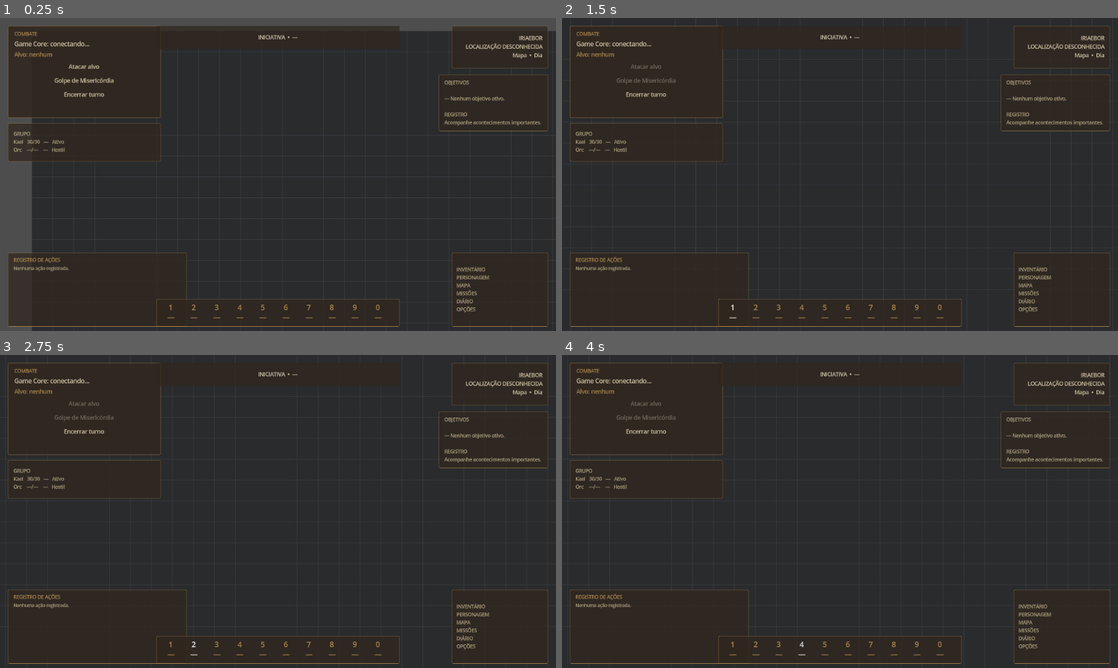
Above: before the commit, frames 1-4 (two rows, left to right).
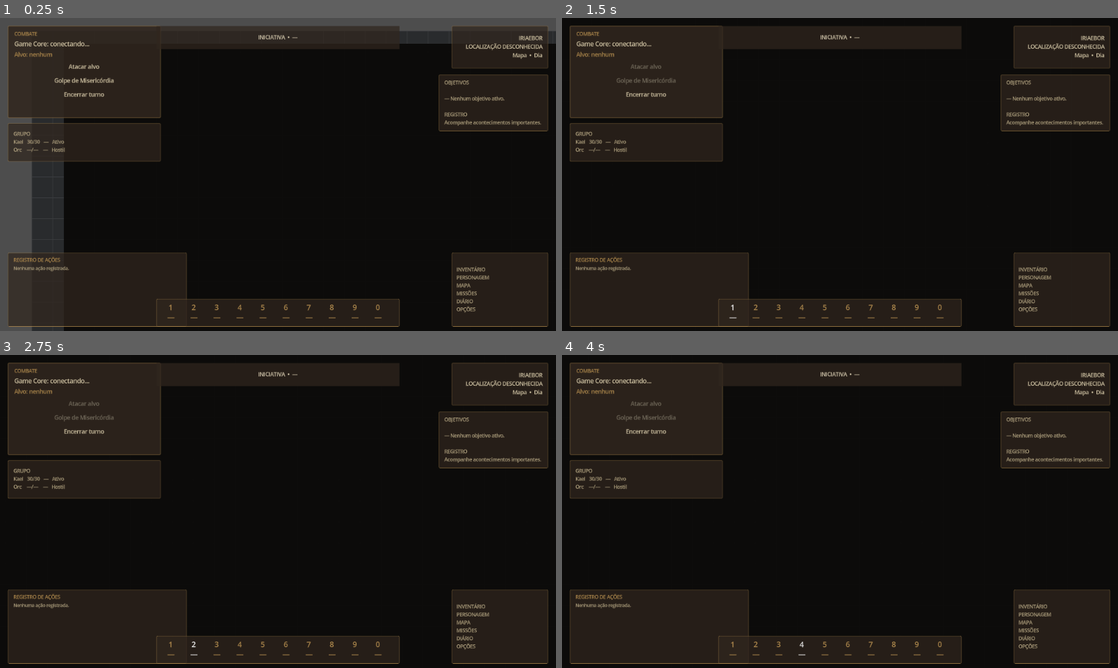
Above: after the commit, the same moments.

Repository: wchichura-maker/dnd
Game: Godot game, scene res://scenes/Main.tscn
Two runs of this game, one before a commit and one after it. Both use one fixed random seed, a clock stepped at 60 frames per second and the inputs below.
Inputs (mouse positions are in pixels of both pictures, inside the frame that each line leads up to):
- Up to frame 1 (0.25 s): no input
- Up to frame 2 (1.5 s): tap Enter at 0.5 s; move the mouse to (962, 158) at 0.52 s; hold D 0.53-1.25 s; tap 1 at 0.6 s; click (962, 158) at 0.67 s; tap Space at 0.77 s; click "1 —" at 1.25 s
- Up to frame 3 (2.75 s): click "2 —" at 2 s
- Up to frame 4 (4 s): click "3 —" at 2.75 s; click "4 —" at 3.5 s

The runs differ from the first frame. In frame 1, 57% of the frame differs, in the area x 11-100%, y 8-100%; in frame 2, 64%, in the area x 0-100%, y 0-100%; in frame 3, 64%; in frame 4, 64%.
Error before the commit: Parse Error: Class "FogOfWarRenderer" hides an autoload singleton. (res://scripts/FogOfWarRenderer.gd:2)

Commit message:
Fix Fog of War world-space rendering

Diff:
--- a/godot/scripts/FogOfWarRenderer.gd
+++ b/godot/scripts/FogOfWarRenderer.gd
@@ -1,5 +1,4 @@
 extends Node2D
-class_name FogOfWarRenderer
 
 const TILE_SIZE: float = 48.0
 const PLAYER_ID := "player-01"
@@ -113,10 +112,11 @@
 	if camera == null:
 		return
 
-	var viewport_size := get_viewport_rect().size / camera.zoom
+	var viewport_pixels := get_viewport_rect().size
+	var viewport_world := viewport_pixels / camera.zoom
 	var screen_center := camera.get_screen_center_position()
-	var half_view := viewport_size * 0.5
-	var visible_rect := Rect2(screen_center - half_view, viewport_size)
+	var half_view := viewport_world * 0.5
+	var visible_rect := Rect2(screen_center - half_view, viewport_world)
 	var min_x := maxi(0, floori(visible_rect.position.x / TILE_SIZE) - 1)
 	var min_y := maxi(0, floori(visible_rect.position.y / TILE_SIZE) - 1)
 	var max_x := mini(map_size.x - 1, ceili(visible_rect.end.x / TILE_SIZE) + 1)
@@ -127,5 +127,8 @@
 			var tile := Vector2i(x, y)
 			if visible_tiles.has(tile):
 				continue
-			var rect := Rect2(Vector2(tile) * TILE_SIZE, Vector2.ONE * TILE_SIZE)
+			var world_position := Vector2(tile) * TILE_SIZE
+			var screen_position := (world_position - screen_center) * camera.zoom + viewport_pixels * 0.5
+			var screen_tile_size := Vector2.ONE * TILE_SIZE * camera.zoom
+			var rect := Rect2(screen_position, screen_tile_size)
 			draw_rect(rect, EXPLORED_COLOR if explored_tiles.has(tile) else UNKNOWN_COLOR)
